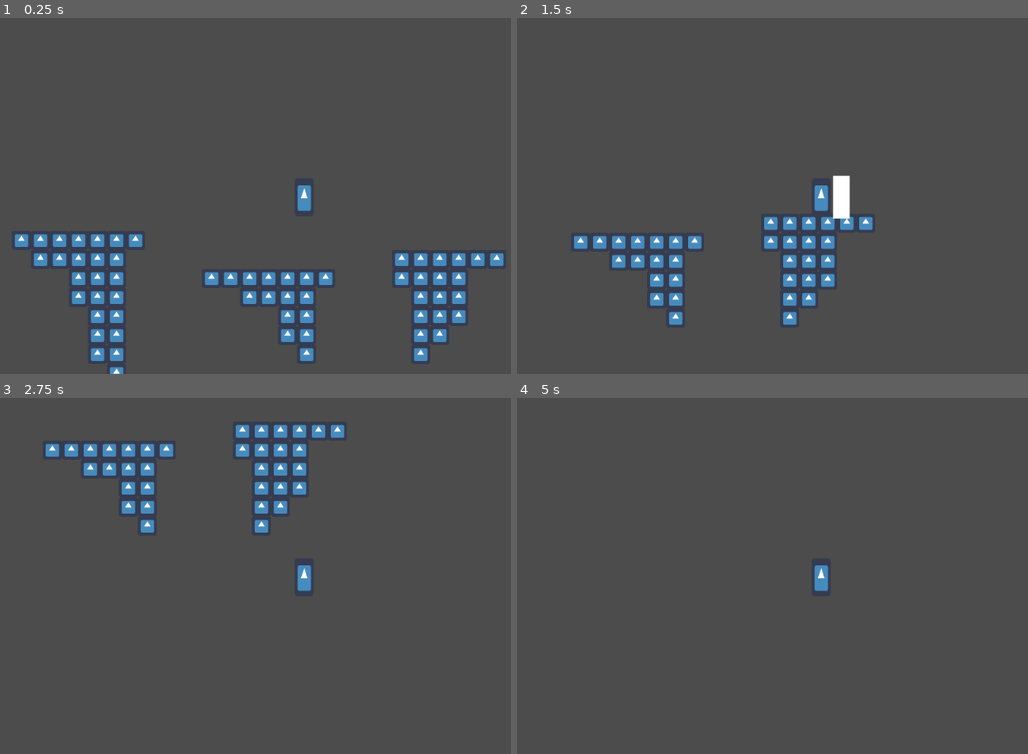
Above: before the commit, frames 1-4 (two rows, left to right).
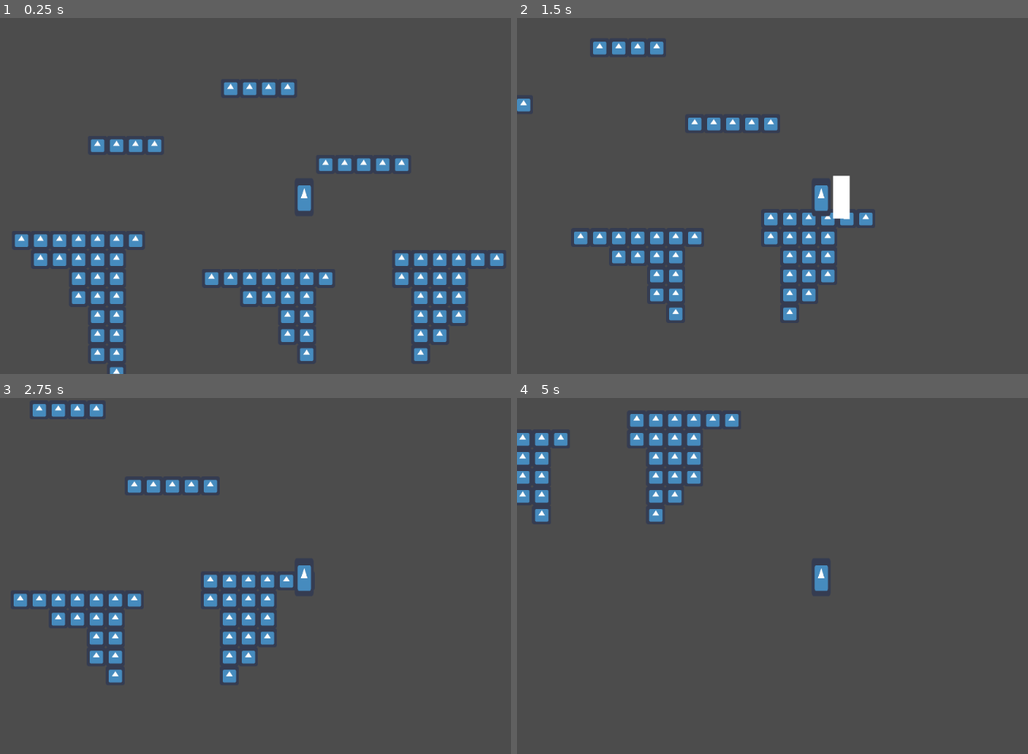
Above: after the commit, the same moments.

Repository: JacobMundy/06-Final-Project
Game: Godot game, scene res://Levels/Level_2.tscn
Two runs of this game, one before a commit and one after it. Both use one fixed random seed, a clock stepped at 60 frames per second and the inputs below. This scene is started directly instead of the project's main scene. The engine's default icon, where the game draws it, is replaced by a stand-in: a white triangle on a blue panel in a dark square.
Inputs:
- Up to frame 1 (0.25 s): no input
- Up to frame 2 (1.5 s): hold D (Right) from 0.53 s (still down); tap J (Attack) at 0.6, 1.35 s; tap W (Jump) at 0.77 s
- Up to frame 3 (2.75 s): tap W (Jump) at 1.52 s; release D (Right) at 2.03 s; hold A (Left) from 2.03 s (still down); tap J (Attack) at 2.1 s
- Up to frame 4 (5 s): release A (Left) at 2.78 s; hold D (Right) 2.78-4.28 s; tap J (Attack) at 2.85, 3.6, 4.35 s; tap W (Jump) at 3.02, 3.77, 4.52 s; hold A (Left) from 4.28 s (still down)

The runs differ from the first frame. In frame 1, 1.4% of the frame differs, in the area x 17-81%, y 17-43%; in frame 2, 4.3%; in frame 3, 7.6%, in the area x 2-68%, y 1-81%; in frame 4, 2.9%.

Commit message:
Platforms for Level_2

Diff:
--- a/Game/Levels/Level_2.tscn
+++ b/Game/Levels/Level_2.tscn
@@ -36,7 +36,7 @@
 collision_layer = 3
 collision_mask = 3
 format = 1
-tile_data = PoolIntArray( 327669, 0, 0, 327670, 0, 0, 327671, 0, 0 …(800 unchanged characters)…
+tile_data = PoolIntArray( -262144, 0, 0, -262143, 0, 0, -262142, 0, 0, -262141, 0, 0, -7, 0, 0, -6, 0, 0, -5, 0, 0, -4, 0, 0, 5, 0, 0, 6, 0, 0, 7, 0, 0, 8, 0, 0, 9, 0, 0, 327669, 0, 0, 327670, 0, 0, 327671, 0, 0 …(800 unchanged characters)…
 
 [node name="Player_Container" type="Node2D" parent="."]
 position = Vector2( -136, -332 )
